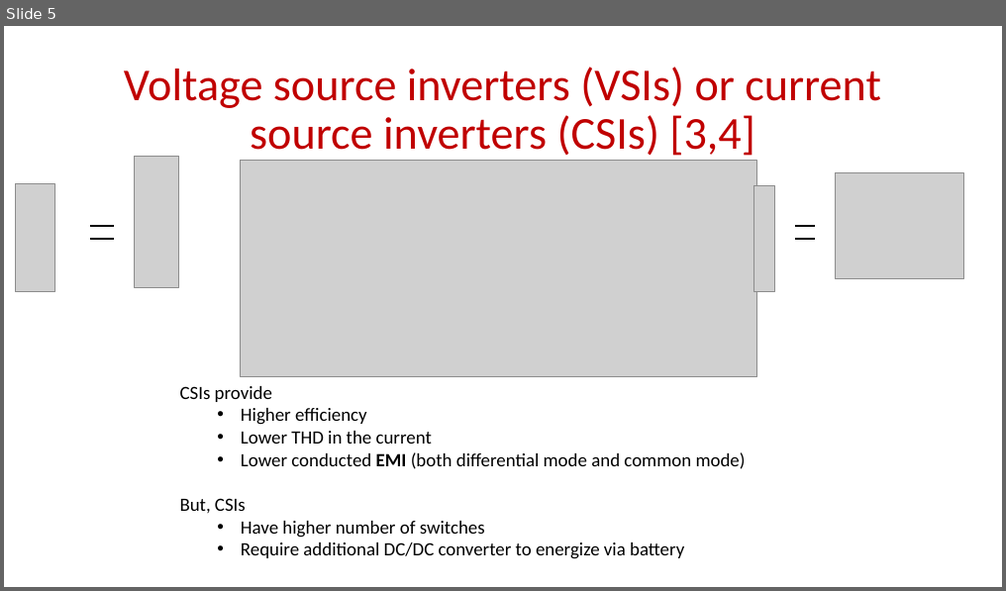
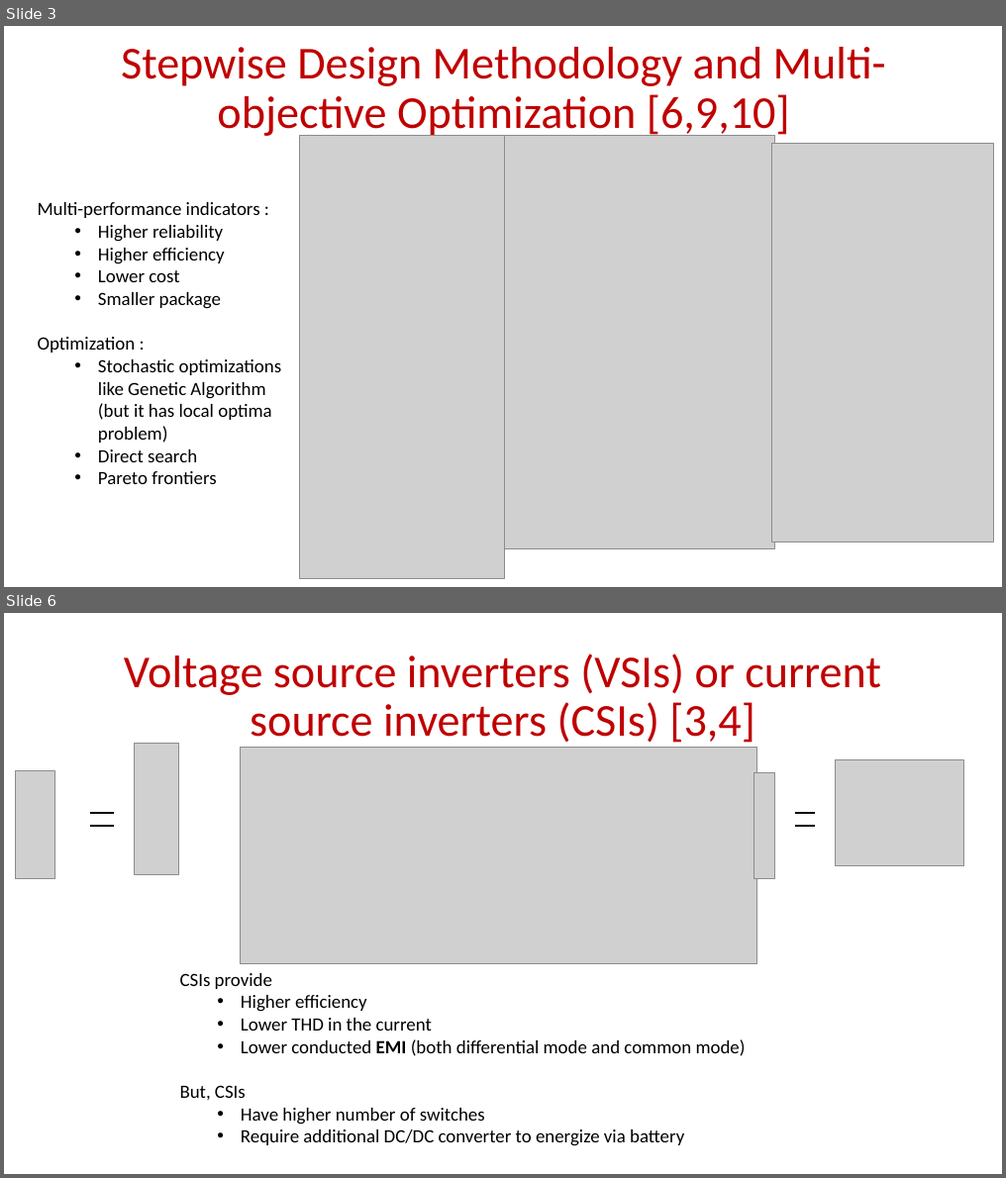
Before and after one commit to EnesAyaz/KTH, a slide deck: Weekly-Reports/InverterDesignConsideration.pptx. Shown one above the other, each under a label of ours: slide 5 before the commit, slides 3 and 6 after it; the slides between them are not shown. The pictures are 1006x591 and 1006x1178 pixels, drawn with LibreOffice and Linux fonts; fonts in the diff are those of the drawing; grey boxes stand for pictures. Boxes give left, top, right and bottom in pixels: in the first picture for what was removed or moved away, otherwise in the second. Text is boxed around its words. In the diff, an @@ line names an element or a change of style, - is before the commit and + after.

```diff
--- a/Weekly-Reports/InverterDesignConsideration.pptx
+++ b/Weekly-Reports/InverterDesignConsideration.pptx
@@ slide 3 added at (x1=4, y1=26, x2=1002, y2=587), background #FFFFFF @@
@@ title added at (x1=121, y1=47, x2=886, y2=139), 44 pt, text #C00000 @@
+Stepwise Design Methodology and Multi-objective Optimization [6,9,10]
@@ picture added at (x1=300, y1=135, x2=504, y2=579) @@
@@ picture added at (x1=478, y1=135, x2=775, y2=550) @@
@@ picture added at (x1=772, y1=143, x2=994, y2=542) @@
@@ text added at (x1=38, y1=202, x2=282, y2=484), 18 pt, text #000000 @@
+Multi-performance indicators :
+  • Higher reliability
+  • Higher efficiency
+  • Lower cost
+  • Smaller package
+Optimization :
+  • Stochastic optimizations like Genetic Algorithm (but it has local optima problem)
+  • Direct search
+  • Pareto frontiers
@@ what was slide 5 is now slide 6 @@
```
Also in this commit, not shown: 5 slides changed, 12 other slides added, 2 slides removed, 2 other files.
